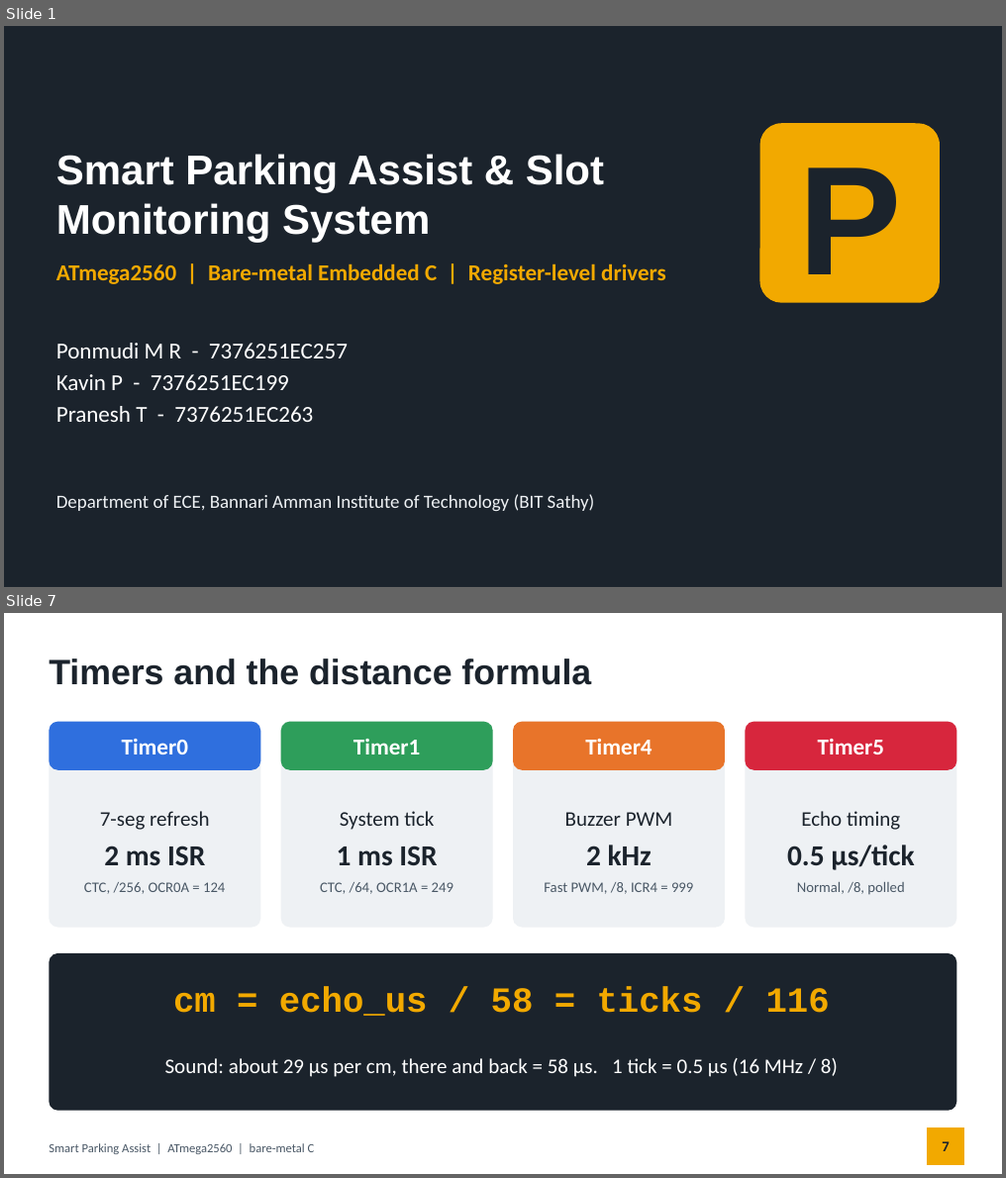
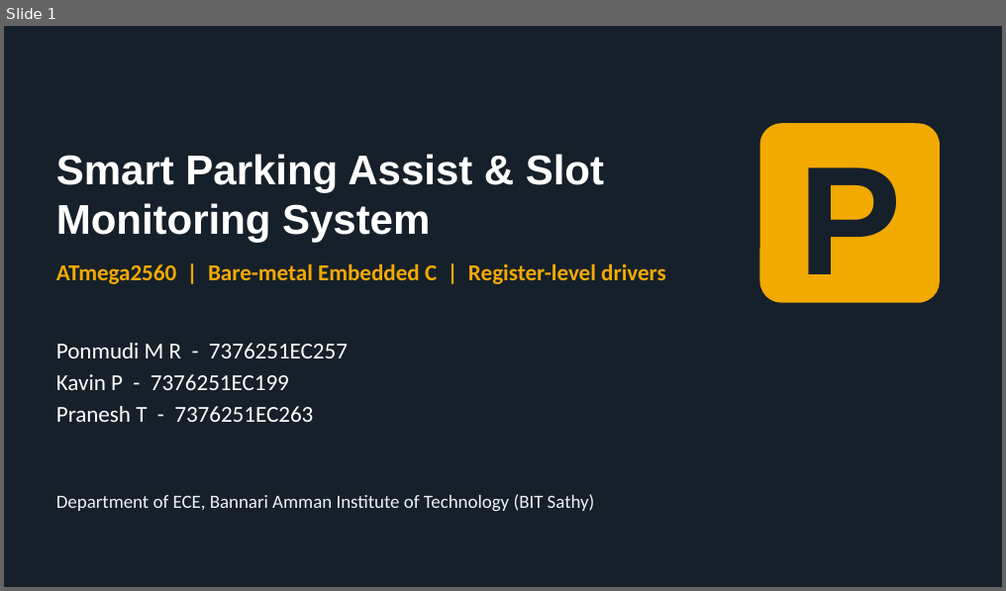
Before and after one commit to ponmudimr/atmega2560-baremetal-drivers, a slide deck: docs/Smart_Parking_Presentation.pptx. Shown one above the other, each under a label of ours: slides 1 and 7 before the commit, slide 1 after it; the slides between them are not shown. The pictures are 1006x1178 and 1006x591 pixels, drawn with LibreOffice and Linux fonts; fonts in the diff are those of the drawing. Boxes give left, top, right and bottom in pixels: in the first picture for what was removed or moved away, otherwise in the second. Text is boxed around its words. In the diff, an @@ line names an element or a change of style, - is before the commit and + after.

Commit message:
Add t_lcd_song test and update Smart Parking presentation

```diff
--- a/docs/Smart_Parking_Presentation.pptx
+++ b/docs/Smart_Parking_Presentation.pptx
@@ slide 7 removed at bbox=[4, 613, 1002, 1174], background #FFFFFF @@
@@ title removed at bbox=[49, 659, 591, 685] @@
-Timers and the distance formula
@@ rounded rectangle removed at bbox=[49, 722, 260, 928] @@
@@ rounded rectangle removed at bbox=[49, 722, 260, 770] @@
@@ rounded rectangle removed at bbox=[281, 722, 493, 928] @@
@@ rounded rectangle removed at bbox=[281, 722, 493, 770] @@
@@ rounded rectangle removed at bbox=[513, 722, 725, 928] @@
@@ rounded rectangle removed at bbox=[513, 722, 725, 770] @@
@@ rounded rectangle removed at bbox=[746, 722, 957, 928] @@
@@ rounded rectangle removed at bbox=[746, 722, 957, 770] @@
@@ text removed at bbox=[122, 739, 188, 755] @@
-Timer0
@@ text removed at bbox=[353, 739, 420, 755] @@
-Timer1
@@ text removed at bbox=[585, 739, 651, 755] @@
-Timer4
@@ text removed at bbox=[818, 739, 884, 755] @@
-Timer5
@@ text removed at bbox=[84, 811, 225, 894] @@
-7-seg refresh
-2 ms ISR
-CTC, /256, OCR0A = 124
@@ text removed at bbox=[320, 811, 453, 894] @@
-System tick
-1 ms ISR
-CTC, /64, OCR1A = 249
@@ text removed at bbox=[544, 812, 693, 894] @@
-Buzzer PWM
-2 kHz
-Fast PWM, /8, ICR4 = 999
@@ text removed at bbox=[787, 811, 914, 895] @@
-Echo timing
-0.5 µs/tick
-Normal, /8, polled
@@ rounded rectangle removed at bbox=[49, 954, 957, 1111] @@
@@ text removed at bbox=[173, 987, 830, 1016] @@
-cm = echo_us / 58 = ticks / 116
@@ text removed at bbox=[165, 1059, 838, 1077] @@
-Sound: about 29 µs per cm, there and back = 58 µs. 1 tick = 0.5 µs (16 MHz / 8)
@@ text removed at bbox=[49, 1144, 315, 1155] @@
-Smart Parking Assist | ATmega2560 | bare-metal C
@@ rectangle removed at bbox=[927, 1128, 964, 1165] @@
@@ page number removed at bbox=[942, 1142, 948, 1152] @@
-7
```
Also in this commit, not shown: 8 other slides changed, 11 slides added, 2 other slides removed, 2 other files.
